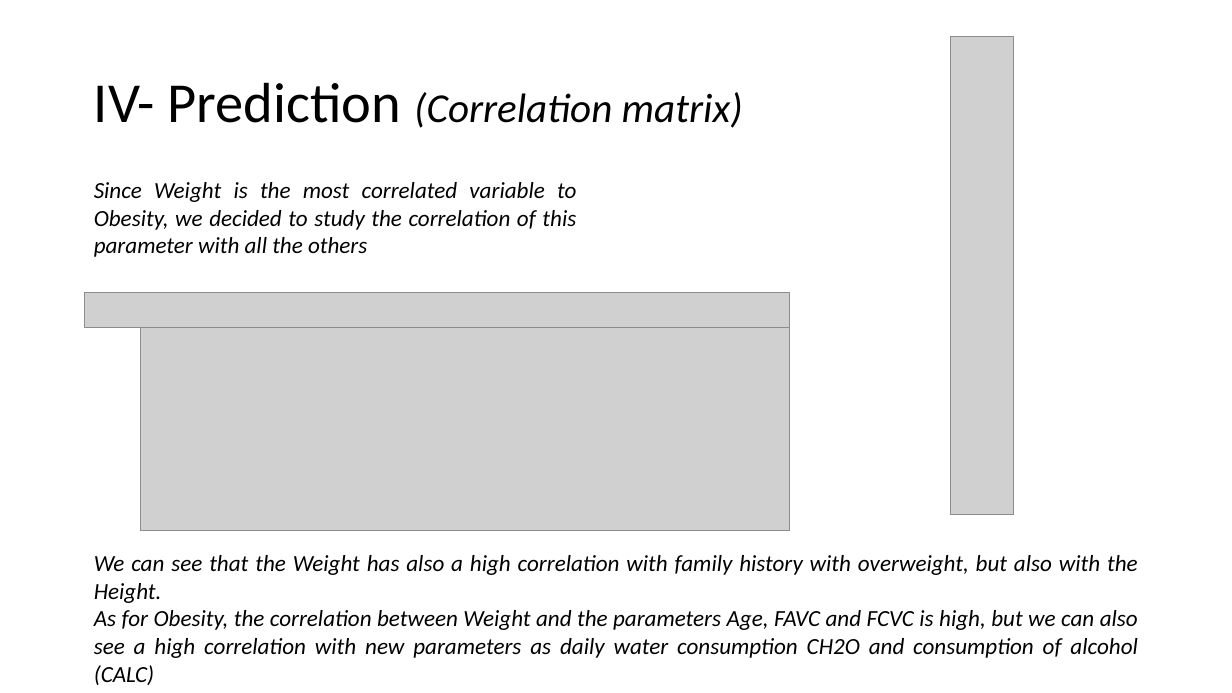
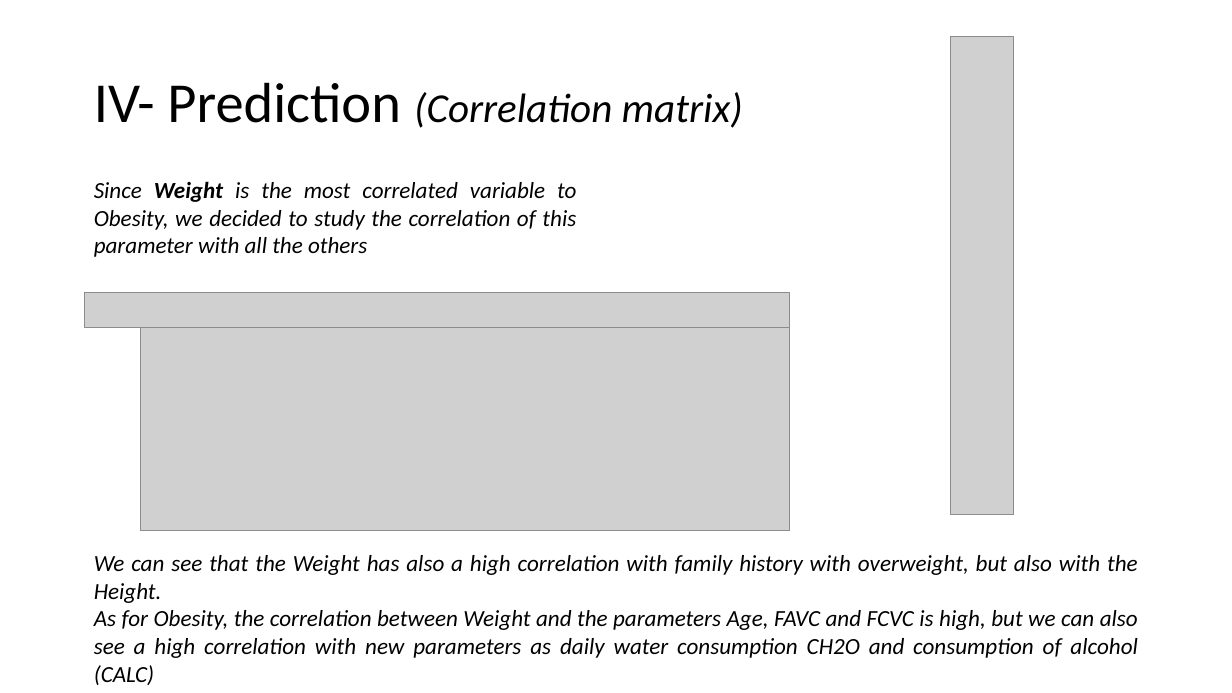
Before and after one commit to Leodespt/Projet_Python, a slide deck: slide 16 of Presentation_Python.pptx. Drawn at 1232x693 pixels with LibreOffice and Linux fonts; fonts in the diff are those of the drawing; grey boxes stand for pictures. Boxes give left, top, right and bottom in pixels: in the first picture for what was removed or moved away, otherwise in the second. Text is boxed around its words. In the diff, an @@ line names an element or a change of style, - is before the commit and + after.

```diff
--- a/Presentation_Python.pptx
+++ b/Presentation_Python.pptx
@@ text "Since Weight is the most ..." at [94, 181, 576, 257]: bold on in "Weight" @@
```
Also in this commit, not shown: 1 other slide changed, 1 slide added, 1 other file.
